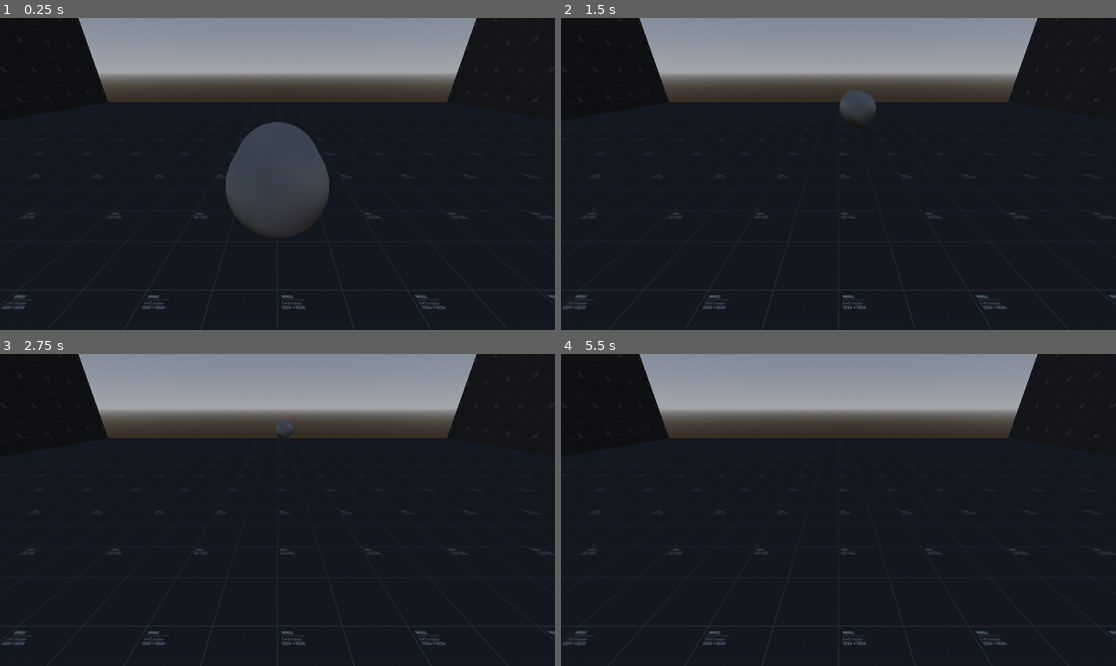
Above: before the commit, frames 1-4 (two rows, left to right).
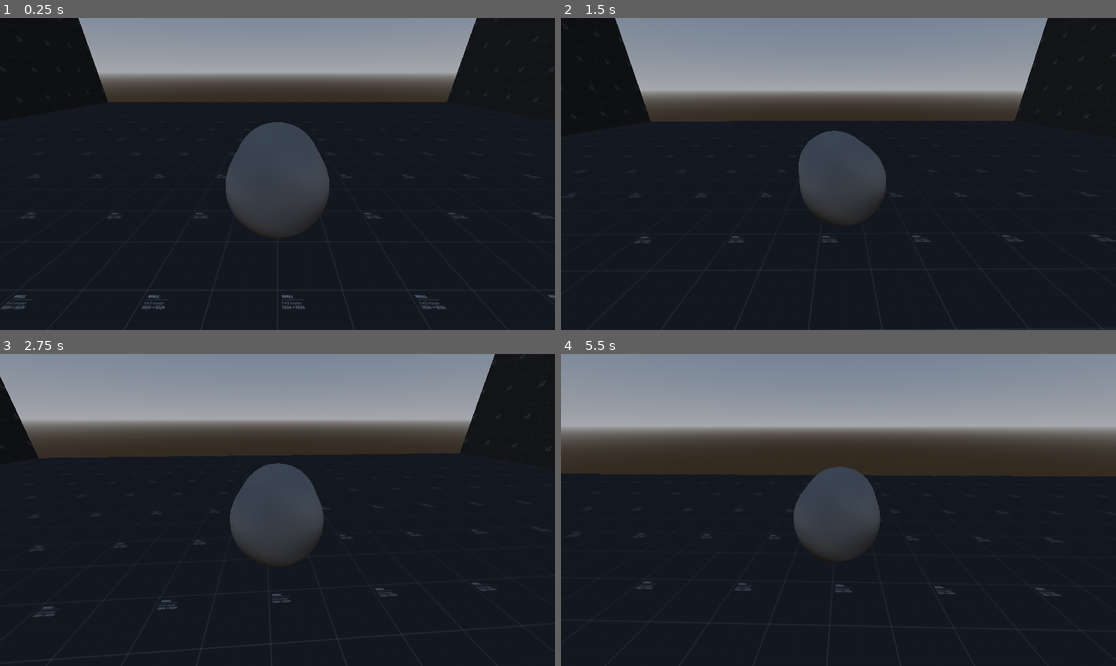
Above: after the commit, the same moments.

Repository: jamethy/fish-4
Game: Godot game, scene res://Scenes/test-scene.tscn
Same seed, same stepped clock (60 frames per second), same inputs: the game is played once before the commit and once after it.
Inputs (mouse positions are in pixels of both pictures, inside the frame that each line leads up to):
- Up to frame 1 (0.25 s): no input
- Up to frame 2 (1.5 s): tap Enter (ui_accept) at 0.5, 0.77 s; move the mouse to (866, 174) at 0.52 s; hold W (Forward) from 0.53 s (still down); tap Space (Burst) at 0.6, 1.35 s; move the mouse to (810, 174) at 1.27 s
- Up to frame 3 (2.75 s): keep holding W (Forward); tap Enter (ui_accept) at 1.52 s; move the mouse to (288, 503) at 2.02 s; tap Space (Burst) at 2.1 s
- Up to frame 4 (5.5 s): keep holding W (Forward); move the mouse to (832, 516) at 2.77 s; tap Space (Burst) every 0.75 s from 2.85 to 5.1 s; tap Enter (ui_accept) at 3.02, 3.77, 4.52 s; move the mouse to (877, 513) at 3.52 s; move the mouse to (794, 506) at 4.27 s; move the mouse to (844, 510) at 5.02 s

The runs differ from the first frame. In frame 1, less than 0.1% of the frame differs, in the area x 14-86%, y 1-49%; in frame 2, 15%; in frame 3, 18%; in frame 4, 30%, in the area x 0-100%, y 0-100%.

Commit message:
Test Scene Updates

Diff:
--- a/Player/Player.gd
+++ b/Player/Player.gd
@@ -5,9 +5,16 @@
 @onready var camera = $SpringArm3D/Camera3D
 
 #Speed Variables
-const SPEED = 5.0
-const JUMP_VELOCITY = 4.5
+var lerp_speed = 8.0
+@export_range(0,20,.5) var SPEED = 5.0
+#const JUMP_VELOCITY = 4.5
+
 var has_burst = true
+var is_bursting = false
+var burst_timer = 0.0
+@export_range(0,5,.1) var burst_timer_max:float = 3.0
+@export_range(0,1) var burst_velocity = 5.0
+var burst_vector = Vector2.ZERO
 
 #Input Variables
 var direction = Vector3.ZERO
@@ -41,15 +48,29 @@
 
 	# Handle Burst
 	if Input.is_action_just_pressed("Burst") and has_burst:
-		pass
+		print("Burst")
+		is_bursting = true
+		burst_timer = burst_timer_max
+		has_burst = false
+
+
+	#Bursting
+	if is_bursting:
+		burst_timer -= delta
+		if  burst_timer <= 0:
+			is_bursting = false
+			has_burst = true
 
 	# Get the input direction and handle the movement/deceleration.
 	# As good practice, you should replace UI actions with custom gameplay actions.
 	var input_dir = Input.get_vector("Left", "Right", "Forward", "Backward")
-	var direction = (transform.basis * Vector3(input_dir.x, 0, input_dir.y)).normalized()
+	var direction = lerp(direction ,(transform.basis * Vector3(input_dir.x, 0, input_dir.y)).normalized(),delta*lerp_speed)
 	if direction:
 		velocity.x = direction.x * SPEED
 		velocity.z = direction.z * SPEED
+		if is_bursting:
+			velocity.x = direction.x * burst_velocity * burst_timer
+			velocity.z = direction.z * burst_velocity * burst_timer
 	else:
 		velocity.x = move_toward(velocity.x, 0, SPEED)
 		velocity.z = move_toward(velocity.z, 0, SPEED)
--- a/Player/player_camera.tscn
+++ b/Player/player_camera.tscn
@@ -2,8 +2,7 @@
 
 [ext_resource type="Script" path="res://Player/player_camera.gd" id="1_ks6y8"]
 
-[node name="Camera3D" type="Camera3D" node_paths=PackedStringArray("target")]
+[node name="Camera3D" type="Camera3D"]
 transform = Transform3D(1, 0, 0, 0, 0.894427, 0.447214, 0, -0.447214, 0.894427, 0, 2, 2)
 script = ExtResource("1_ks6y8")
-target = NodePath("")
 offset = Vector3(0, 1, 2)
--- a/Scenes/test-scene.tscn
+++ b/Scenes/test-scene.tscn
@@ -39,8 +39,11 @@
 
 [node name="Player" parent="." instance=ExtResource("2_rc6cb")]
 transform = Transform3D(1, 0, 0, 0, 1, 0, 0, 0, 1, 0, 1, 0)
+SPEED = 10.0
 
 [node name="WorldEnvironment" type="WorldEnvironment" parent="."]
 environment = SubResource("Environment_d1hp7")
 
-[node name="Camera3D" parent="." instance=ExtResource("3_ohokl")]
+[node name="Camera3D" parent="." node_paths=PackedStringArray("target") instance=ExtResource("3_ohokl")]
+transform = Transform3D(1, 0, 0, 0, 0.894427, 0.447214, 0, -0.447214, 0.894427, 0, 2, 2)
+target = NodePath("../Player")
